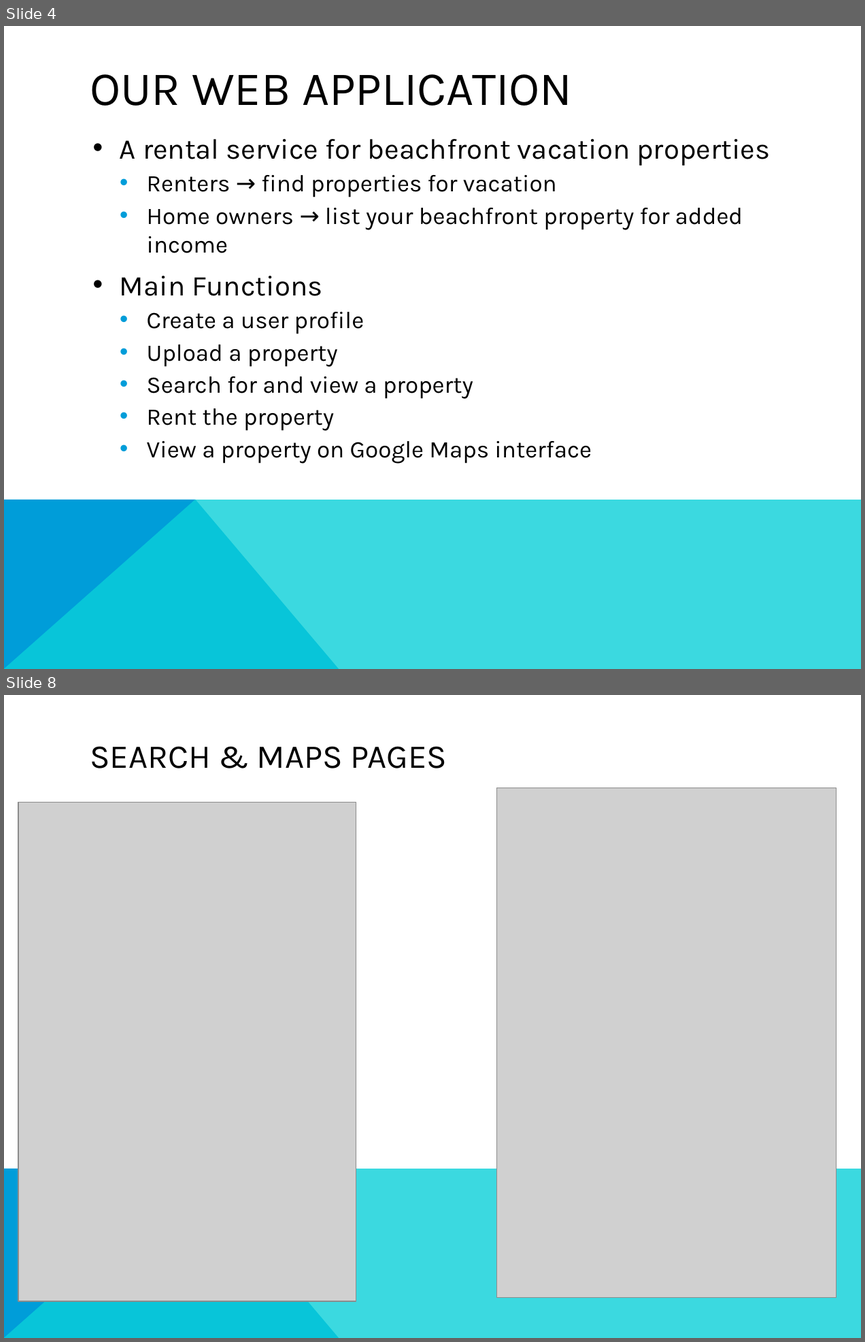
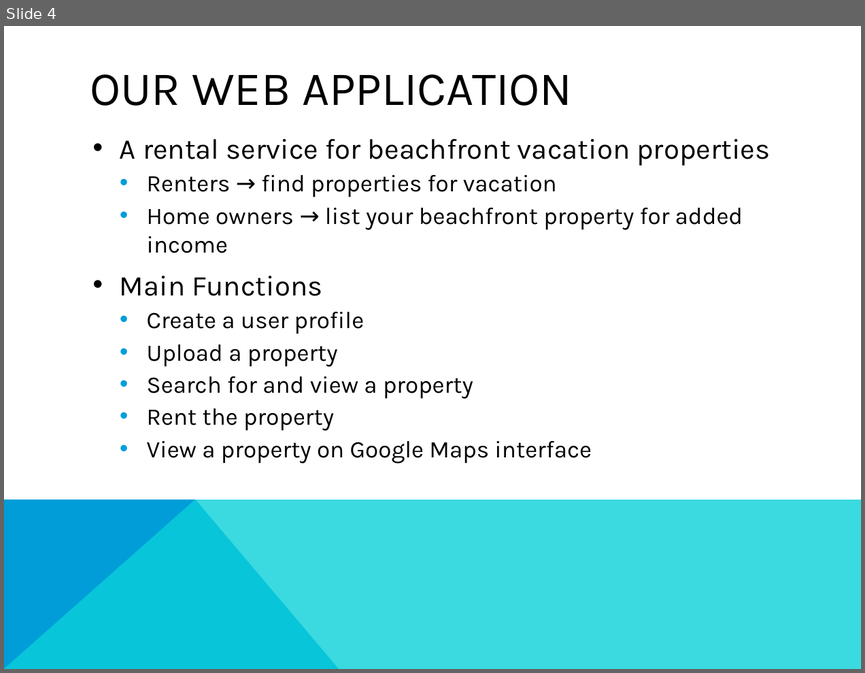
Before and after one commit to UMBC-CMSC447/Section-1-Team-3, a slide deck: Presentation/Final Presentation.pptx. Shown one above the other, each under a label of ours: slides 4 and 8 before the commit, slide 4 after it; the slides between them are not shown. The pictures are 865x1342 and 865x673 pixels, drawn with LibreOffice and Linux fonts; fonts in the diff are those of the drawing; grey boxes stand for pictures. Boxes give left, top, right and bottom in pixels: in the first picture for what was removed or moved away, otherwise in the second. Text is boxed around its words. In the diff, an @@ line names an element or a change of style, - is before the commit and + after.

```diff
--- a/Presentation/Final Presentation.pptx
+++ b/Presentation/Final Presentation.pptx
@@ slide 8 removed at (x1=4, y1=695, x2=861, y2=1338), background #FFFFFF; not listed: 2 template elements that a slide beside it also shows @@
@@ title removed at (x1=90, y1=746, x2=447, y2=768) @@
-SEARCH & MAPS PAGES
@@ picture removed at (x1=496, y1=787, x2=836, y2=1297) @@
@@ picture removed at (x1=18, y1=802, x2=356, y2=1301) @@
```
Also in this commit, not shown: 2 slides changed, 2 slides added, 3 other slides removed.
